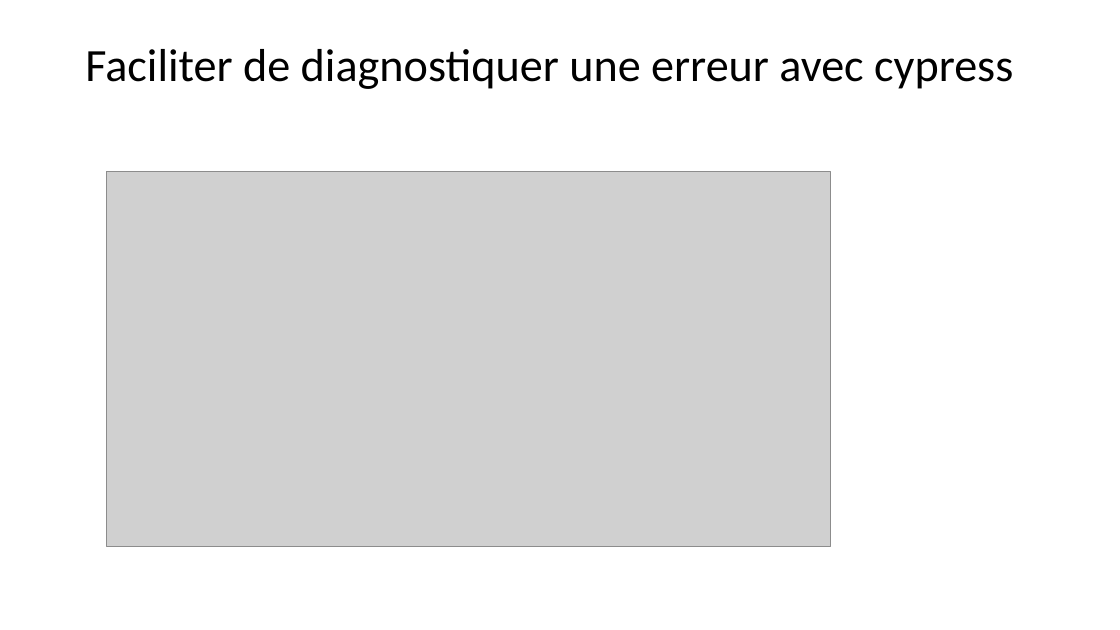
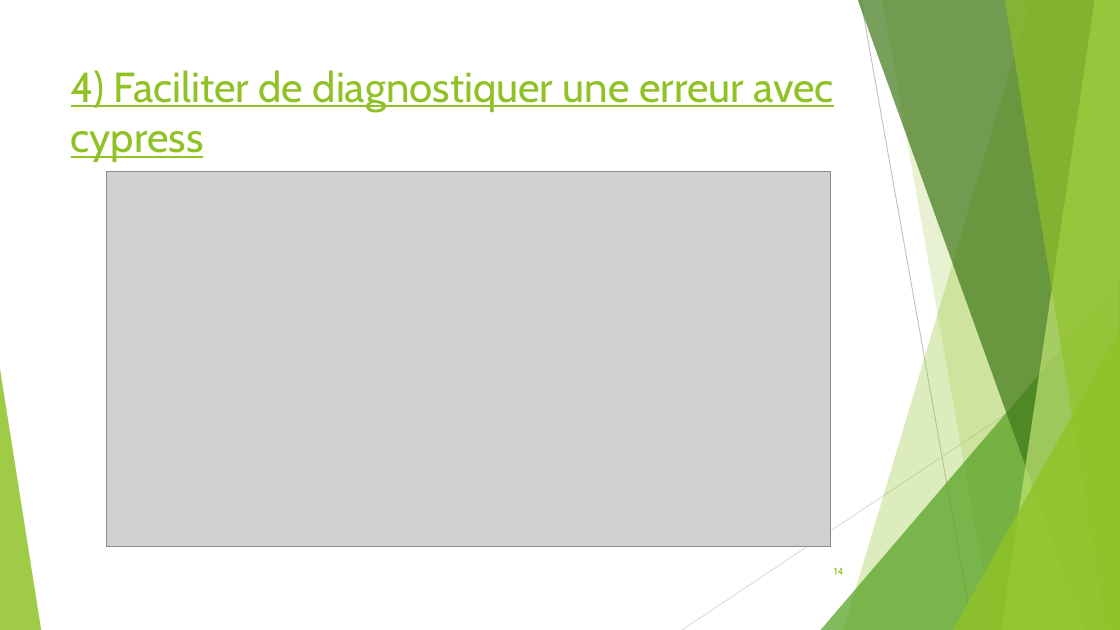
Before and after one commit to seblast312/cypress_youtube, a slide deck: slide 14 of Cypress.pptx (slide 13 before the commit). Drawn at 1120x630 pixels with LibreOffice and Linux fonts; fonts in the diff are those of the drawing; grey boxes stand for pictures. Boxes give left, top, right and bottom in pixels: in the first picture for what was removed or moved away, otherwise in the second. Text is boxed around its words. In the diff, an @@ line names an element or a change of style, - is before the commit and + after.

```diff
--- a/Cypress.pptx
+++ b/Cypress.pptx
@@ title "4) Faciliter de diagnostiquer une ..." at (71, 70, 834, 162): vertical alignment middle to top @@
@@ title at (71, 70, 834, 162): text changed; size 39.6 to 36 pt; font Calibri to Cabin; text colour #000000 to #90C226 @@
-Faciliter de diagnostiquer une erreur avec cypress
+4) Faciliter de diagnostiquer une erreur avec cypress
@@ group added at (0, 0, 1120, 630): 5 freeform shapes, 3 triangles, 2 lines @@
@@ page number added at (834, 567, 844, 575), 9 pt, text #90C226 @@
+14
```
Also in this commit, not shown: 17 other slides changed, 4 slides added, 1 slide removed.
